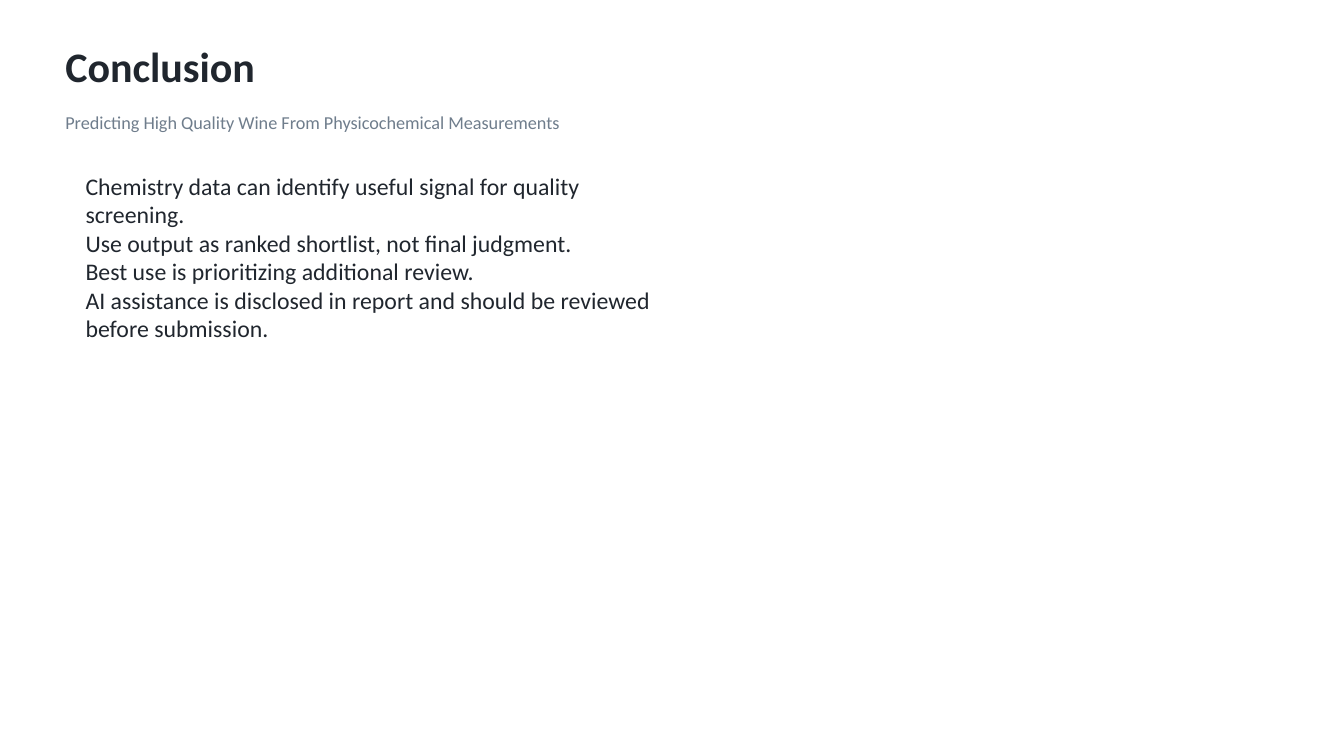
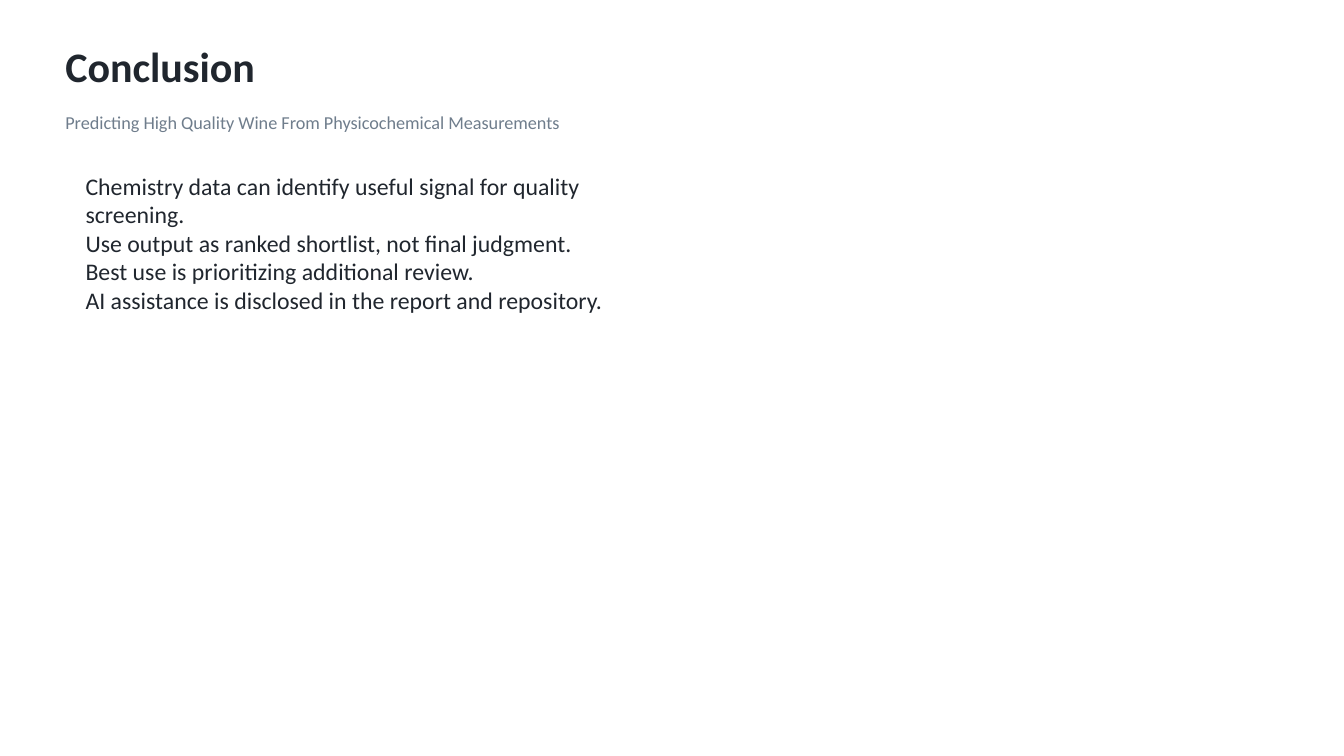
Before and after one commit to nikitarogers333/ads-predictive-modeling-final, a slide deck: slide 14 of Video_Presentation_Slides-Team1.pptx. Drawn at 1344x756 pixels with LibreOffice and Linux fonts; fonts in the diff are those of the drawing. Boxes give left, top, right and bottom in pixels: in the first picture for what was removed or moved away, otherwise in the second. Text is boxed around its words. In the diff, an @@ line names an element or a change of style, - is before the commit and + after.

Commit message:
Improve final submission package

```diff
--- a/Video_Presentation_Slides-Team1.pptx
+++ b/Video_Presentation_Slides-Team1.pptx
@@ text at box(86, 292, 602, 313): text changed @@
-AI assistance is disclosed in report and should be reviewed before submission.
+AI assistance is disclosed in the report and repository.
```
Also in this commit, not shown: 14 other files.
